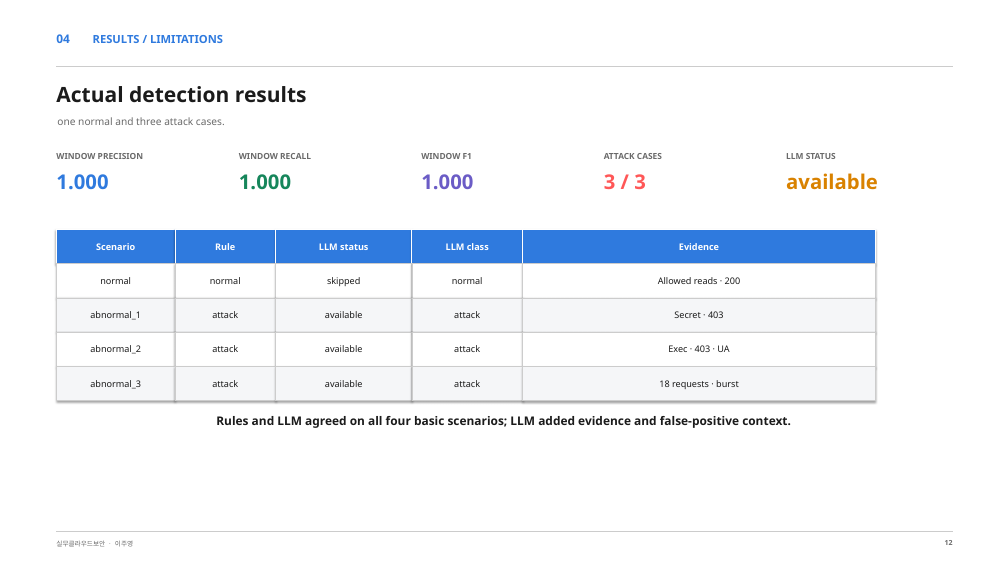
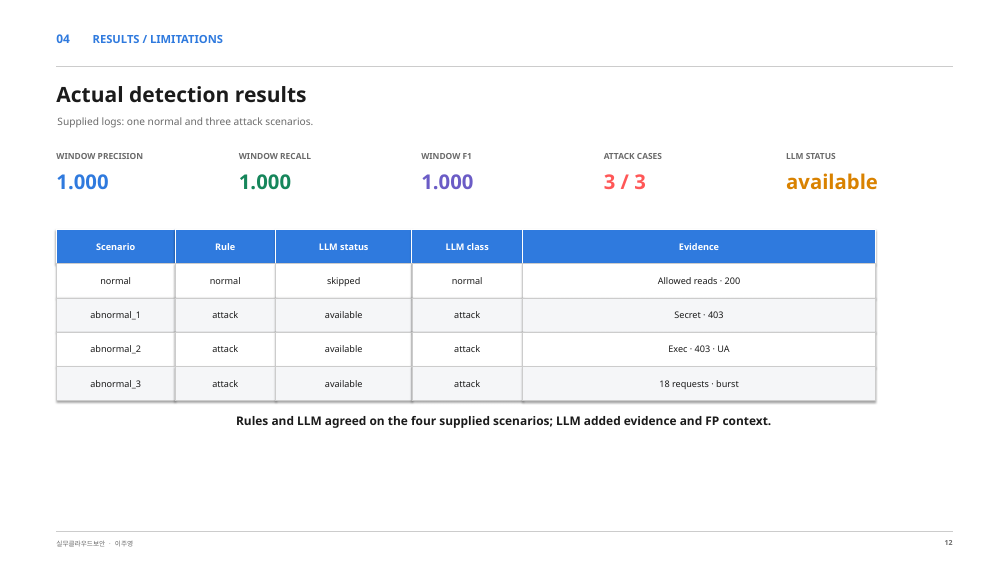
Before and after one commit to leeju0/Cloud_PBL, a slide deck: slide 12 of presentation/api_credential_abuse_detection.pptx. Drawn at 1008x567 pixels with LibreOffice and Linux fonts; fonts in the diff are those of the drawing. Boxes give left, top, right and bottom in pixels: in the first picture for what was removed or moved away, otherwise in the second. Text is boxed around its words. In the diff, an @@ line names an element or a change of style, - is before the commit and + after.

```diff
--- a/presentation/api_credential_abuse_detection.pptx
+++ b/presentation/api_credential_abuse_detection.pptx
@@ text at <box>57,117,313,128</box>: text changed @@
-one normal and three attack cases.
+Supplied logs: one normal and three attack scenarios.
@@ text at <box>236,416,772,428</box>: text changed @@
-Rules and LLM agreed on all four basic scenarios; LLM added evidence and false-positive context.
+Rules and LLM agreed on the four supplied scenarios; LLM added evidence and FP context.
```
Also in this commit, not shown: 11 other slides changed, 1 other file.
